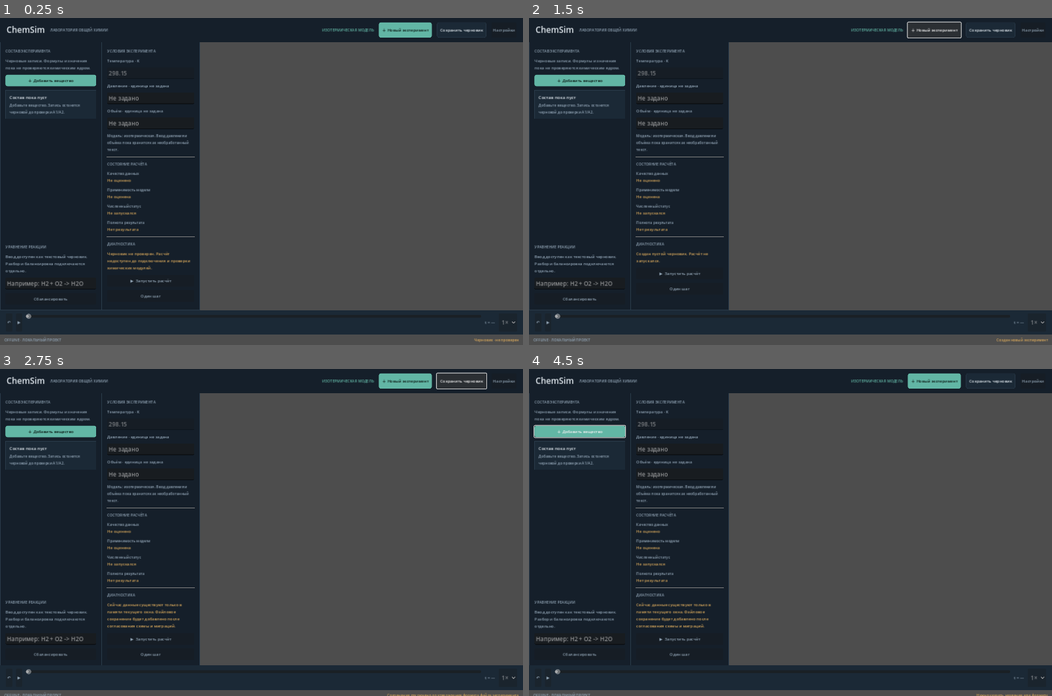
Above: before the commit, frames 1-4 (two rows, left to right).
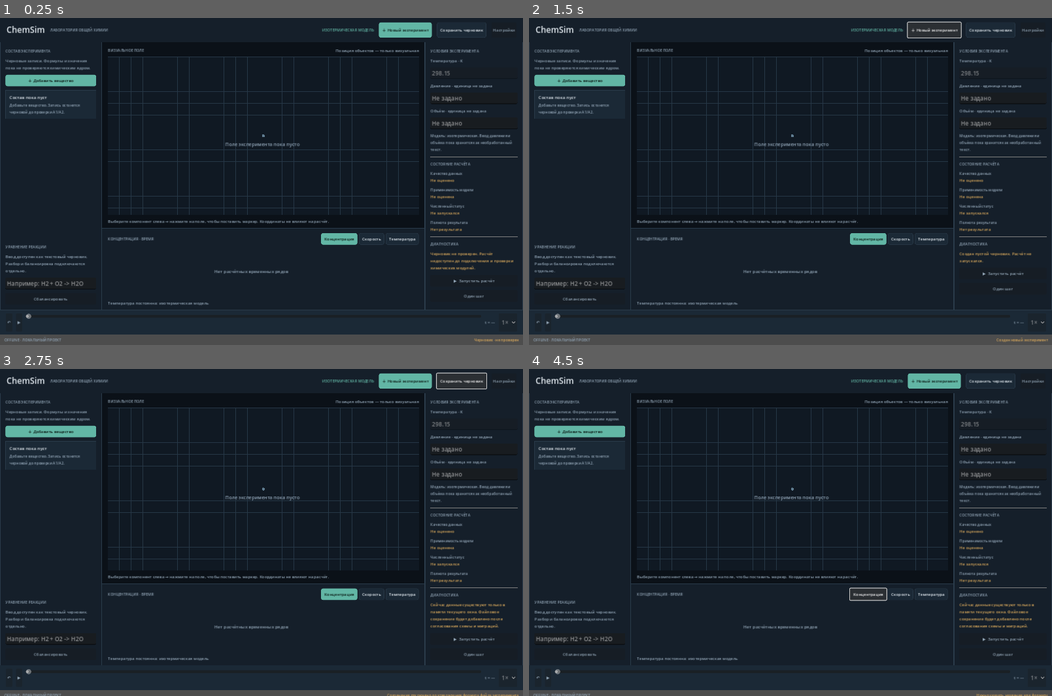
Above: after the commit, the same moments.

Repository: AndreyCokol/ChemSim
Game: Godot game, scene res://scenes/main.tscn
The game is run twice, just before and just after one commit, with the same random seed, the same clock (stepped at 60 frames per second) and the same inputs.
Inputs (mouse positions are in pixels of both pictures, inside the frame that each line leads up to):
- Up to frame 1 (0.25 s): no input
- Up to frame 2 (1.5 s): click (581, 282) at 0.52 s; type "12" at 0.6 s; click "＋ Новый эксперимент" at 1.25 s
- Up to frame 3 (2.75 s): click "Сохранить черновик" at 2 s
- Up to frame 4 (4.5 s): click "＋ Добавить вещество" at 2.75 s; click "OK" at 3.5 s; click (868, 594) at 4.25 s, where only the run after the commit has a clickable "Концентрация"

The runs differ from the first frame. In frame 1, 52% of the frame differs, in the area x 19-100%, y 7-90%; in frame 2, 52%; in frame 3, 53%; in frame 4, 53%, in the area x 0-100%, y 7-91%.
Error before the commit: Invalid access to property or key 'marker_moved' on a base object of type 'Control (ChemSimVisualField)'. (res://scripts/main.gd:140)

Commit message:
fix(ui): emit presentation marker movement

Diff:
--- a/scripts/visual_field.gd
+++ b/scripts/visual_field.gd
@@ -3,6 +3,7 @@
 
 signal field_pressed(normalized_position: Vector2)
 signal marker_pressed(component_id: int)
+signal marker_moved(component_id: int, normalized_position: Vector2)
 
 const GRID_STEP := 32
 const BACKGROUND := Color("#101923")
@@ -90,6 +91,7 @@
 			dragging_marker_id = -1
 	elif event is InputEventMouseMotion and dragging_marker_id >= 0:
 		set_marker(dragging_marker_id, _marker_label(dragging_marker_id), _to_normalized(event.position))
+		marker_moved.emit(dragging_marker_id, _to_normalized(event.position))
 
 func _find_marker_at(point: Vector2) -> int:
 	for marker in markers:
